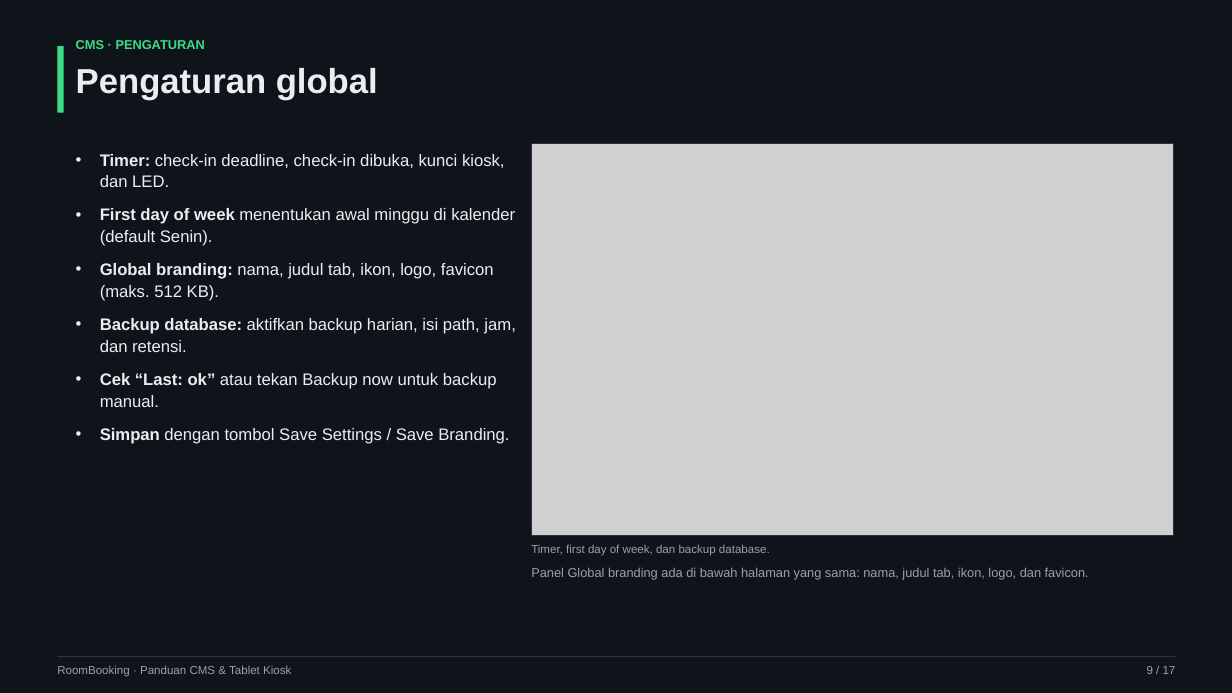
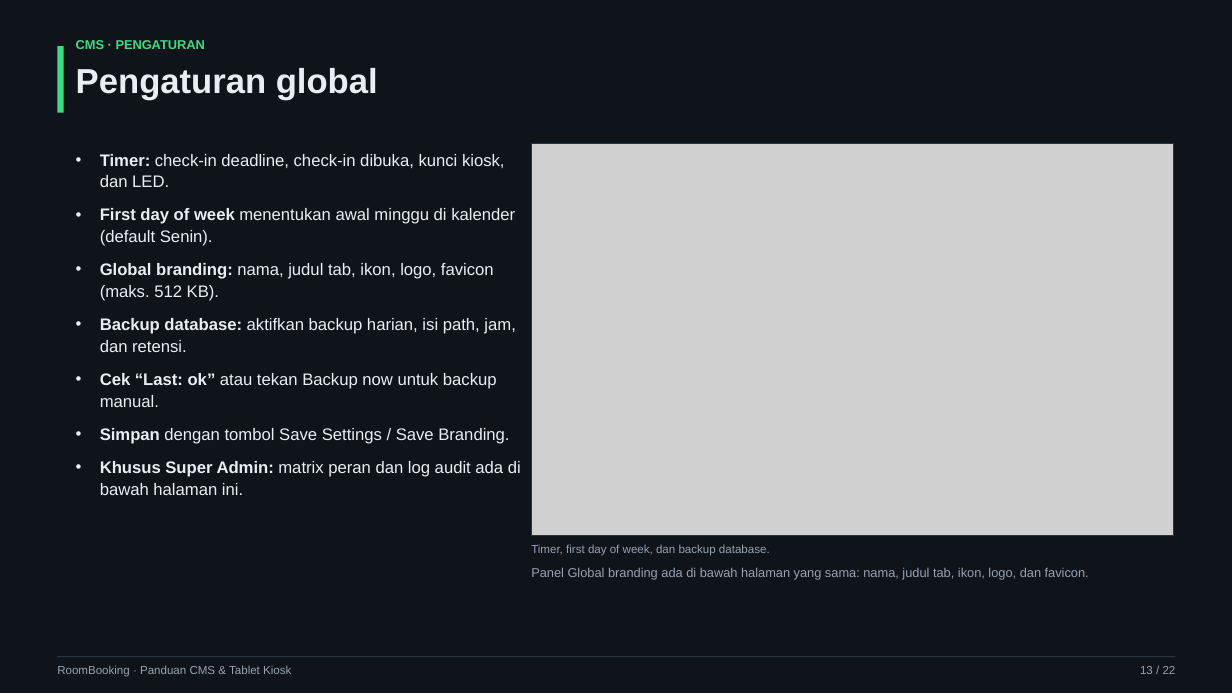
Before and after one commit to goodmeow/app_booking, a slide deck: slide 13 of docs/training/RoomBooking-Panduan-CMS-Tablet.pptx (slide 9 before the commit). Drawn at 1232x693 pixels with LibreOffice and Linux fonts; fonts in the diff are those of the drawing; grey boxes stand for pictures. Boxes give left, top, right and bottom in pixels: in the first picture for what was removed or moved away, otherwise in the second. Text is boxed around its words. In the diff, an @@ line names an element or a change of style, - is before the commit and + after.

Commit message:
docs: perbarui akses, multi-lantai, audit, dan training

```diff
--- a/docs/training/RoomBooking-Panduan-CMS-Tablet.pptx
+++ b/docs/training/RoomBooking-Panduan-CMS-Tablet.pptx
@@ text at [100, 461, 521, 495]: paragraph added @@
+• Khusus Super Admin: matrix peran dan log audit ada di bawah halaman ini.
@@ text at [1140, 666, 1176, 674]: text changed @@
-9 / 17
+13 / 22
```
Also in this commit, not shown: 15 other slides changed, 5 slides added, 14 other files.
